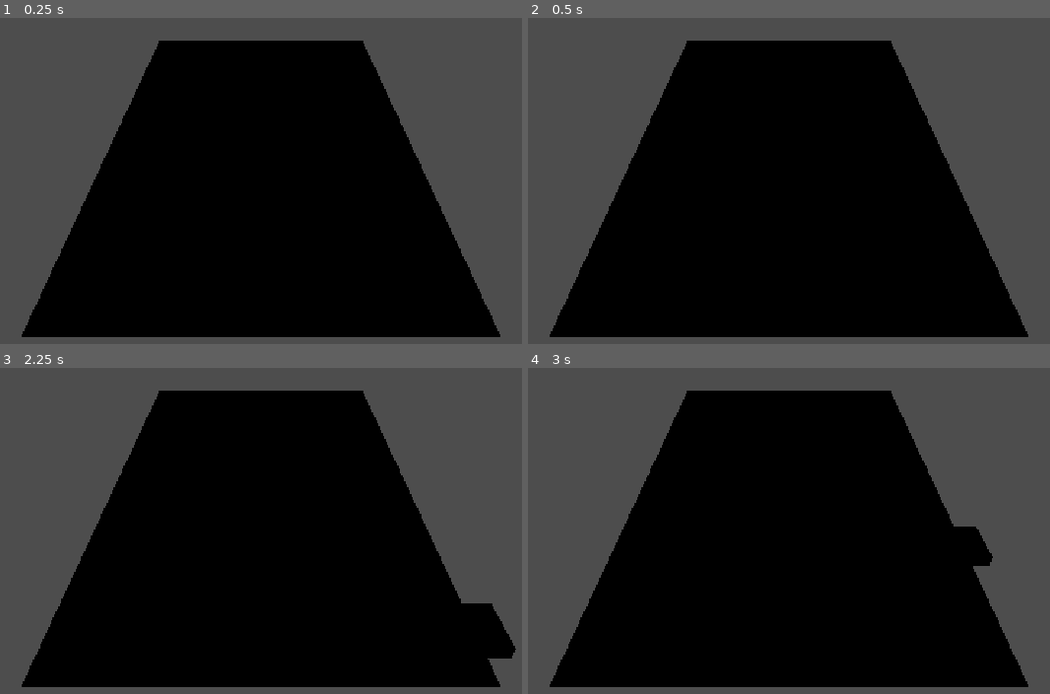
Above: before the commit, frames 1-4 (two rows, left to right).
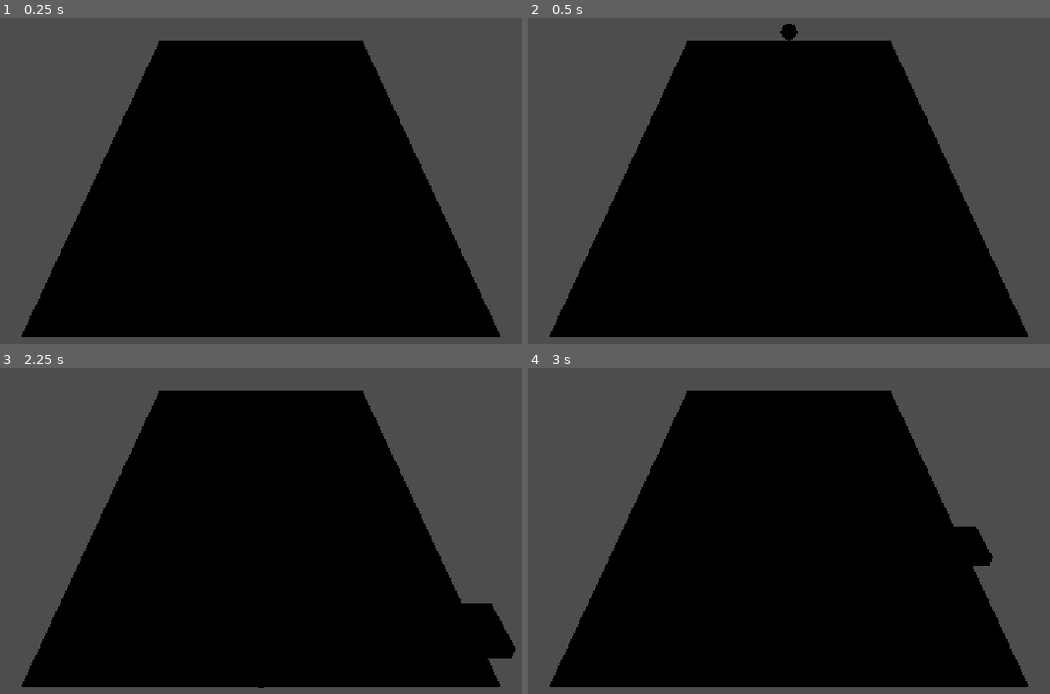
Above: after the commit, the same moments.

Repository: konserva93/galaxy-pong-2
Game: Godot game, scene res://scenes/Main.tscn
Same seed, same stepped clock (60 frames per second), same inputs: the game is played once before the commit and once after it.
Inputs (mouse positions are in pixels of both pictures, inside the frame that each line leads up to):
- Up to frame 1 (0.25 s): no input
- Up to frame 2 (0.5 s): no input
- Up to frame 3 (2.25 s): move the mouse to (433, 456) at 0.52 s; hold D (move_right) 0.53-1.28 s; tap Enter at 1.25 s; move the mouse to (104, 501) at 1.27 s; hold S (move_back) 1.28-2.03 s; tap Space at 2 s; move the mouse to (339, 381) at 2.02 s; hold D (move_right) from 2.03 s (still down)
- Up to frame 4 (3 s): tap Enter at 2.75 s; move the mouse to (747, 566) at 2.77 s; release D (move_right) at 2.78 s; hold W (move_forward) from 2.78 s (still down)

Frame 1 is identical in both runs. In frame 2, 0.1% of the frame differs, in the area x 48-52%, y 1-7%; in frame 3, less than 0.1%; in frame 4, nothing differs.

Commit message:
feat: add ball with ballistic (parabolic) motion
ball.gd applies gravity to vertical velocity and integrates position
by velocity * delta each physics tick (renamed the tunable to
ball_gravity since Area3D already has a built-in gravity property
for area effects, which was silently shadowing it and causing a
parse error). Ball.tscn is a sphere placeholder. main.gd gives it a
temporary fixed test launch on ready so the trajectory can be
observed; real serve-after-goal logic replaces this in task 1.7.

Verified headless: clean import, and a 90-tick physics simulation
matches the exact discrete integration formula for position and
velocity on all three axes.

Diff:
--- /dev/null
+++ b/scenes/Ball.tscn
@@ -0,0 +1,20 @@
+[gd_scene load_steps=4 format=3]
+
+[ext_resource type="Script" path="res://scripts/ball.gd" id="1_ball"]
+
+[sub_resource type="SphereMesh" id="SphereMesh_ball"]
+radius = 0.3
+height = 0.6
+
+[sub_resource type="SphereShape3D" id="SphereShape3D_ball"]
+radius = 0.3
+
+[node name="Ball" type="Area3D"]
+transform = Transform3D(1, 0, 0, 0, 1, 0, 0, 0, 1, 0, 1, 0)
+script = ExtResource("1_ball")
+
+[node name="MeshInstance3D" type="MeshInstance3D" parent="."]
+mesh = SubResource("SphereMesh_ball")
+
+[node name="CollisionShape3D" type="CollisionShape3D" parent="."]
+shape = SubResource("SphereShape3D_ball")
--- a/scenes/Main.tscn
+++ b/scenes/Main.tscn
@@ -1,8 +1,9 @@
-[gd_scene load_steps=4 format=3]
+[gd_scene load_steps=5 format=3]
 
 [ext_resource type="Script" path="res://scripts/main.gd" id="1_main"]
 [ext_resource type="PackedScene" path="res://scenes/Field.tscn" id="2_field"]
 [ext_resource type="PackedScene" path="res://scenes/PlayerPaddle.tscn" id="3_paddle"]
+[ext_resource type="PackedScene" path="res://scenes/Ball.tscn" id="4_ball"]
 
 [node name="Main" type="Node3D"]
 script = ExtResource("1_main")
@@ -12,6 +13,8 @@
 [node name="PlayerPaddle" parent="." instance=ExtResource("3_paddle")]
 field_path = NodePath("../Field")
 
+[node name="Ball" parent="." instance=ExtResource("4_ball")]
+
 [node name="Camera3D" type="Camera3D" parent="."]
 transform = Transform3D(1, 0, 0, 0, 1, 0, 0, 0, 1, 0, 9, 14)
 fov = 50.0
--- /dev/null
+++ b/scripts/ball.gd
@@ -0,0 +1,17 @@
+extends Area3D
+
+## Мяч: баллистическое движение (парабола) — гравитация действует на vy,
+## позиция обновляется по velocity * delta. Отбивание, гол/аут — в задачах 1.4/1.6.
+
+@export var ball_gravity: float = -20.0
+
+var velocity: Vector3 = Vector3.ZERO
+
+
+func _physics_process(delta: float) -> void:
+	velocity.y += ball_gravity * delta
+	position += velocity * delta
+
+
+func launch(new_velocity: Vector3) -> void:
+	velocity = new_velocity
--- a/scripts/main.gd
+++ b/scripts/main.gd
@@ -3,8 +3,14 @@
 ## Главная сцена: собирает поле, вёсла, мяч и камеру.
 ## Игровой цикл (счёт, состояния, сигналы) добавляется в задачах 1.6/1.7.
 
+const BALL_LAUNCH_VY: float = 8.0
+
 @onready var _camera: Camera3D = $Camera3D
+@onready var _ball: Area3D = $Ball
 
 
 func _ready() -> void:
 	_camera.look_at(Vector3.ZERO, Vector3.UP)
+	# Временный тестовый запуск баллистики мяча для задачи 1.3.
+	# Будет заменён подачей от GameManager в задаче 1.7.
+	_ball.launch(Vector3(0.0, BALL_LAUNCH_VY, -6.0))
Not shown, added: scripts/ball.gd.uid
